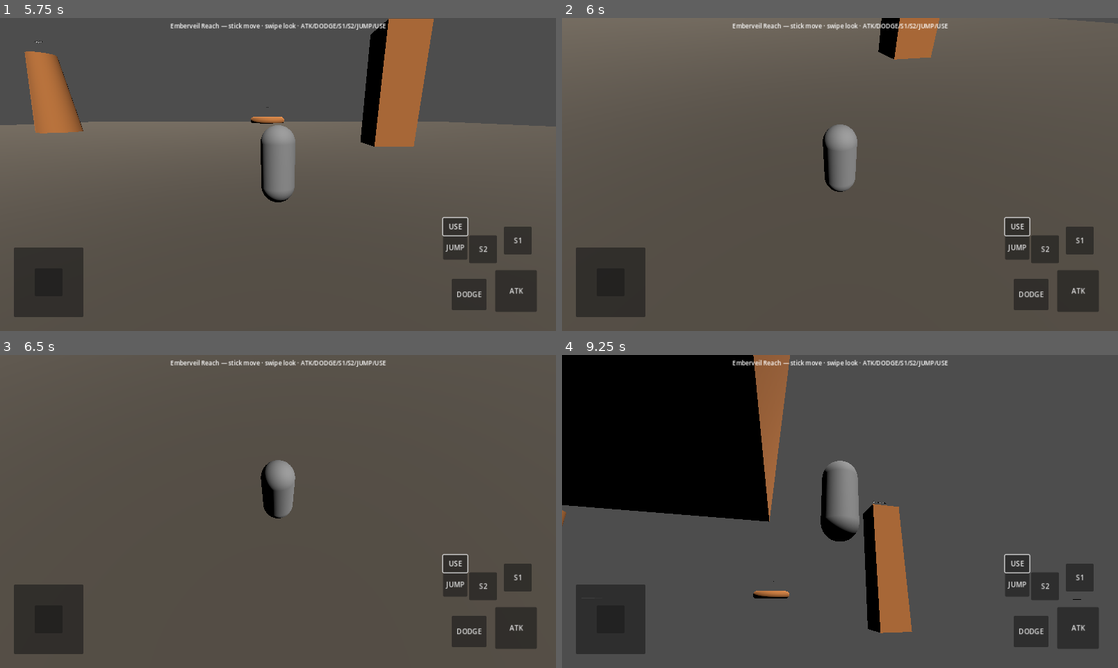
Above: before the commit, frames 1-4 (two rows, left to right).
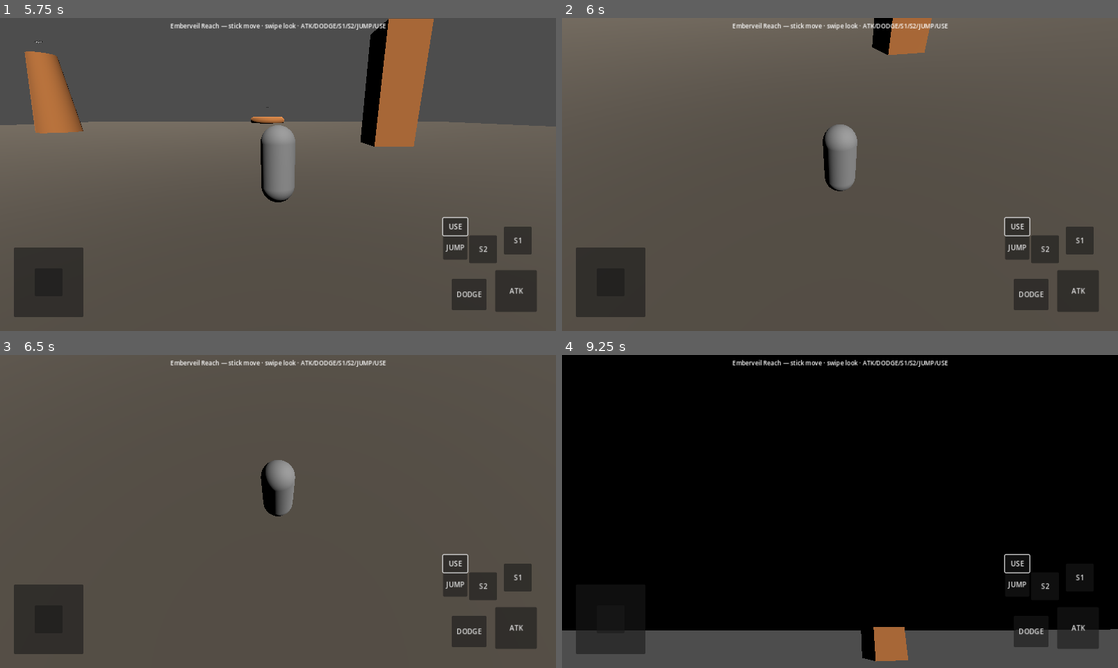
Above: after the commit, the same moments.

Repository: Diddy674176/ashcrown
Game: Godot game, scene res://Main/Main.tscn
Same seed, same stepped clock (60 frames per second), same inputs: the game is played once before the commit and once after it.
Inputs (mouse positions are in pixels of both pictures, inside the frame that each line leads up to):
- Up to frame 1 (5.75 s): click "ATK" at 0.5 s; click "DODGE" at 1.25 s; click "S1" at 2 s; click "S2" at 2.75 s; click "JUMP" at 3.5 s; click "USE" at 4.25 s; tap Enter at 5 s; move the mouse to (400, 158) at 5.02 s; hold D (move_right) from 5.03 s (still down); tap Space (jump) at 5.1, 5.27, 5.57 s; click (400, 158) at 5.17 s
- Up to frame 2 (6 s): release D (move_right) at 5.75 s; drag from (728, 190) to (812, 237) at 5.77 s
- Up to frame 3 (6.5 s): no input
- Up to frame 4 (9.25 s): tap Space (jump) at 6.5, 6.6, 8, 8.1, 8.27, 8.57 s; move the mouse to (895, 442) at 6.52 s; hold D (move_right) 6.53-7.25 s; tap Enter at 7.25 s; drag from (812, 574) to (673, 464) at 7.27 s; move the mouse to (1006, 558) at 8.02 s; hold A (move_left) 8.03-8.75 s; drag from (673, 464) to (756, 433) at 8.77 s

Frame 1 is identical in both runs. In frame 2, 0.6% of the frame differs, in the area x 46-96%, y 0-56%; in frame 3, less than 0.1%; in frame 4, 69%, in the area x 0-100%, y 0-98%.
Error after the commit: Invalid call. Nonexistent function 'apply_to_player' in base 'Node (SaveManager.gd)'. (res://Character/PlayerController.gd:66)

Commit message:
feat: PlayerController real combat light/heavy/charged/dodge/skills

Diff:
--- a/Character/PlayerController.gd
+++ b/Character/PlayerController.gd
@@ -1,6 +1,7 @@
 extends CharacterBody3D
-## Phase 1 player — keyboard + touch stick. Walk/run/jump; combat verbs stubbed.
-## Default layout: left stick move | right swipe look | ATK/DODGE/S1/S2/JUMP/USE.
+## Playable mobile player
+
+const _CombatActor = preload("res://Combat/CombatActor.gd")
 
 const WALK_SPEED := 4.5
 const SPRINT_SPEED := 7.0
@@ -8,15 +9,41 @@
 const GRAVITY := 12.0
 const MIN_CAM_DIST := 2.5
 const MAX_CAM_DIST := 10.0
+const LIGHT_DMG := 14.0
+const HEAVY_DMG := 26.0
+const CHARGED_DMG := 40.0
+const SKILL1_DMG := 22.0
+const SKILL2_DMG := 18.0
+const ATTACK_RANGE := 2.6
+const DODGE_COST := 22.0
+const DODGE_IFRAMES := 0.35
+const DODGE_SPEED := 11.0
+const LIGHT_STAMINA := 8.0
+const HEAVY_STAMINA := 18.0
+const CHARGED_STAMINA := 28.0
+const SKILL_FOCUS := 20.0
+const HEAVY_HOLD_SEC := 0.35
+const CHARGED_HOLD_SEC := 0.85
 
 @export var mouse_sensitivity := 0.003
-@export var touch_look_sensitivity := 0.004
+@export var touch_look_sensitivity := 0.0045
 
 var _touch_move := Vector2.ZERO
 var _camera_pitch := -15.0
 var _yaw := 0.0
 var _cam_distance := 4.5
 var _jump_queued := false
+var _dodge_queued := false
+var _attack_down_msec := 0
+var _blocking := false
+var _dodge_timer := 0.0
+var _attack_lock := 0.0
+var _kit_id: String = "Ashblade"
+var xp: int = 0
+var gold: int = 0
+var inventory: Array = []
+
+var combat
 
 @onready var _pivot: Node3D = $CameraPivot
 @onready var _camera: Camera3D = $CameraPivot/Camera3D
@@ -24,17 +51,39 @@
 func _ready() -> void:
 	add_to_group("player")
 	collision_layer = 2
-	collision_mask = 1
+	collision_mask = 1 | 4
+	combat = _CombatActor.new()
+	combat.name = "Combat"
+	combat.max_hp = 120.0
+	combat.max_stamina = 100.0
+	combat.max_focus = 100.0
+	combat.team = &"player"
+	add_child(combat)
+	combat.died.connect(_on_player_died)
 	if SaveManager:
 		SaveManager.register_player(self)
 		SaveManager.load_save()
-		SaveManager.apply_player_transform(self)
+		SaveManager.apply_to_player(self)
 	_apply_cam_distance()
+	if EventBus:
+		EventBus.action_attack.connect(_on_attack_tap)
+		EventBus.action_dodge.connect(request_dodge)
+		EventBus.action_skill.connect(_on_skill)
+		EventBus.action_jump.connect(request_jump)
+		EventBus.action_interact.connect(_on_interact)
+		EventBus.enemy_killed.connect(_on_enemy_killed)
+		EventBus.attack_hold_started.connect(_on_attack_hold_start)
+		EventBus.attack_hold_ended.connect(_on_attack_hold_end)
 
 func set_touch_move(dir: Vector2) -> void:
-	_touch_move = dir.limit_length(1.0)
+	if dir.length() < 0.12:
+		_touch_move = Vector2.ZERO
+	else:
+		_touch_move = dir.limit_length(1.0)
 
 func add_touch_look(delta: Vector2) -> void:
+	if delta.length() < 0.8:
+		return
 	_yaw -= delta.x * touch_look_sensitivity
 	_camera_pitch = clampf(_camera_pitch - delta.y * touch_look_sensitivity * 60.0, -60.0, 45.0)
 	rotation.y = _yaw
@@ -47,6 +96,15 @@
 
 func request_jump() -> void:
 	_jump_queued = true
+
+func request_dodge() -> void:
+	_dodge_queued = true
+
+func set_blocking(v: bool) -> void:
+	_blocking = v
+
+func is_blocking() -> bool:
+	return _blocking
 
 func _apply_cam_distance() -> void:
 	if _camera:
@@ -71,32 +129,141 @@
 			Input.mouse_mode = Input.MOUSE_MODE_CAPTURED
 
 func _physics_process(delta: float) -> void:
+	_attack_lock = maxf(_attack_lock - delta, 0.0)
+	_dodge_timer = maxf(_dodge_timer - delta, 0.0)
 	if not is_on_floor():
 		velocity.y -= GRAVITY * delta
-
 	var input_dir := Vector2(
 		Input.get_axis("move_left", "move_right"),
 		Input.get_axis("move_forward", "move_back")
 	)
 	if _touch_move.length_squared() > 0.01:
 		input_dir = _touch_move
-
 	var direction := (transform.basis * Vector3(input_dir.x, 0.0, input_dir.y)).normalized()
 	var speed := SPRINT_SPEED if Input.is_action_pressed("sprint") else WALK_SPEED
-	if direction:
-		velocity.x = direction.x * speed
-		velocity.z = direction.z * speed
+	if _dodge_queued and is_on_floor() and combat.try_spend_stamina(DODGE_COST):
+		_dodge_queued = false
+		_dodge_timer = 0.28
+		combat.grant_iframe(DODGE_IFRAMES)
+		var ddir := direction if direction.length() > 0.1 else -transform.basis.z
+		velocity.x = ddir.x * DODGE_SPEED
+		velocity.z = ddir.z * DODGE_SPEED
 	else:
-		velocity.x = move_toward(velocity.x, 0.0, speed)
-		velocity.z = move_toward(velocity.z, 0.0, speed)
-
+		_dodge_queued = false
+		if _dodge_timer <= 0.0:
+			if direction:
+				velocity.x = direction.x * speed
+				velocity.z = direction.z * speed
+			else:
+				velocity.x = move_toward(velocity.x, 0.0, speed)
+				velocity.z = move_toward(velocity.z, 0.0, speed)
 	if (_jump_queued or Input.is_action_just_pressed("jump")) and is_on_floor():
 		velocity.y = JUMP_VELOCITY
 	_jump_queued = false
-
 	move_and_slide()
+
+func _on_attack_hold_start() -> void:
+	_attack_down_msec = Time.get_ticks_msec()
+
+func _on_attack_hold_end() -> void:
+	if _attack_down_msec <= 0:
+		return
+	var held := (Time.get_ticks_msec() - _attack_down_msec) / 1000.0
+	_attack_down_msec = 0
+	if held >= CHARGED_HOLD_SEC:
+		_do_attack("charged")
+	elif held >= HEAVY_HOLD_SEC:
+		_do_attack("heavy")
+	else:
+		_do_attack("light")
+
+func _on_attack_tap() -> void:
+	if _attack_down_msec <= 0:
+		_do_attack("light")
+
+func _on_skill(slot: int) -> void:
+	if _attack_lock > 0.0:
+		return
+	if not combat.try_spend_focus(SKILL_FOCUS):
+		return
+	combat.add_heat(18.0 if slot == 1 else 14.0)
+	_attack_lock = 0.35
+	var dmg := SKILL1_DMG if slot == 1 else SKILL2_DMG
+	_strike_nearest(dmg)
+
+func _do_attack(kind: String) -> void:
+	if _attack_lock > 0.0 or not combat.alive:
+		return
+	match kind:
+		"heavy":
+			if not combat.try_spend_stamina(HEAVY_STAMINA):
+				return
+			_attack_lock = 0.45
+			_strike_nearest(HEAVY_DMG)
+		"charged":
+			if not combat.try_spend_stamina(CHARGED_STAMINA):
+				return
+			combat.try_spend_focus(8.0)
+			_attack_lock = 0.65
+			_strike_nearest(CHARGED_DMG)
+		_:
+			if not combat.try_spend_stamina(LIGHT_STAMINA):
+				return
+			_attack_lock = 0.22
+			_strike_nearest(LIGHT_DMG)
+
+func _strike_nearest(damage: float) -> void:
+	var best: Node3D = null
+	var best_d := ATTACK_RANGE
+	for n in get_tree().get_nodes_in_group("enemy"):
+		if n == null or not is_instance_valid(n):
+			continue
+		var d: float = global_position.distance_to((n as Node3D).global_position)
+		if d <= best_d:
+			best_d = d
+			best = n as Node3D
+	if best and best.has_method("receive_hit"):
+		best.receive_hit(damage, self)
+
+func receive_hit(amount: float, source: Node = null) -> void:
+	if not combat.alive:
+		return
+	var dmg := amount
+	if _blocking:
+		dmg *= 0.4
+		combat.try_spend_stamina(10.0)
+	combat.take_damage(dmg, source)
+
+func _on_interact() -> void:
+	if EventBus:
+		EventBus.player_interact.emit(self)
+
+func _on_enemy_killed(_enemy: Node, drops: Dictionary) -> void:
+	xp += int(drops.get("xp", 0))
+	gold += int(drops.get("gold", 0))
+	var item: String = str(drops.get("item", ""))
+	if item != "":
+		inventory.append(item)
+	if EventBus:
+		EventBus.loot_gained.emit(drops)
+
+func _on_player_died() -> void:
+	await get_tree().create_timer(1.2).timeout
+	if not is_instance_valid(self):
+		return
+	combat.hp = combat.max_hp * 0.6
+	combat.alive = true
+	combat.stamina = combat.max_stamina
+	global_position = Vector3(0, 1.2, 16)
+	combat.resources_changed.emit()
 
 func capture_to_save() -> void:
 	if SaveManager:
-		SaveManager.capture_player_transform(self)
+		SaveManager.capture_from_player(self)
 		SaveManager.save()
+
+func get_kit_id() -> String:
+	return _kit_id
+
+func set_kit_id(id: String) -> void:
+	_kit_id = id
